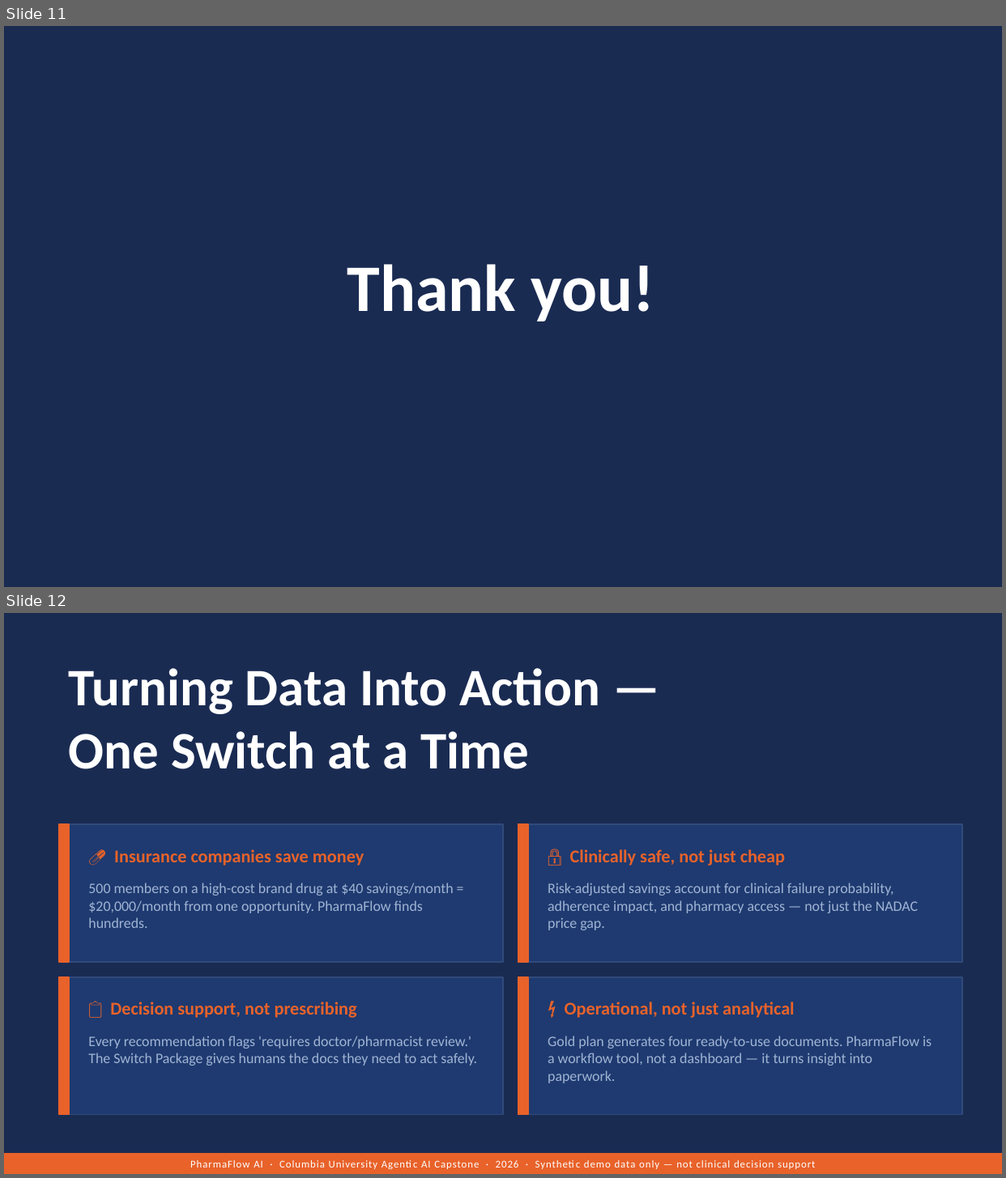
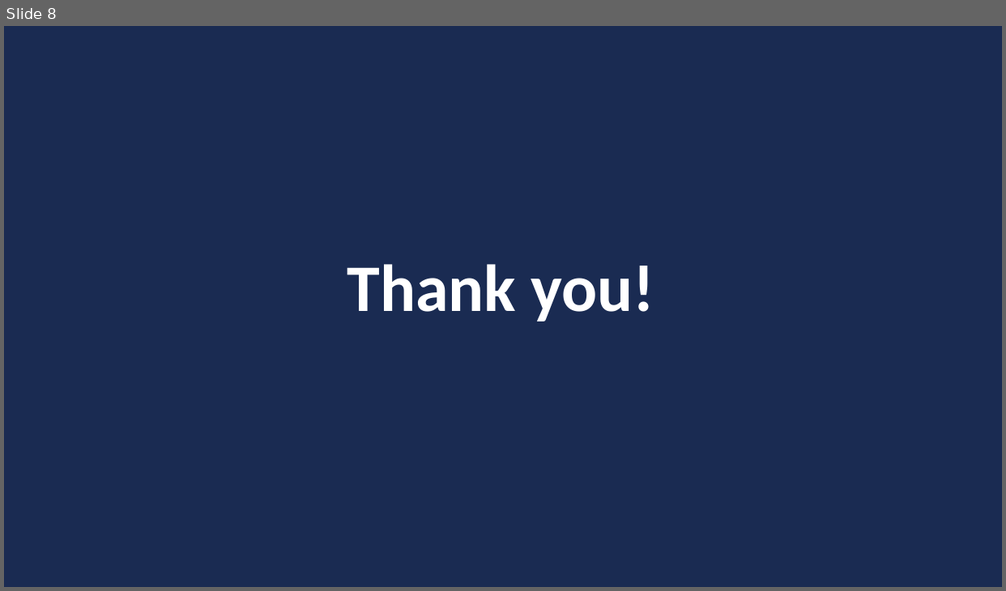
Before and after one commit to Aditimittal2809/PharmaFlow-AI, a slide deck: PharmaFlow_pitchdeck.pptx. Shown one above the other, each under a label of ours: slides 11 and 12 before the commit, slide 8 after it. The pictures are 1006x1178 and 1006x591 pixels, drawn with LibreOffice and Linux fonts; fonts in the diff are those of the drawing. Boxes give left, top, right and bottom in pixels: in the first picture for what was removed or moved away, otherwise in the second. Text is boxed around its words. In the diff, an @@ line names an element or a change of style, - is before the commit and + after.

Commit message:
Updated ppt

```diff
--- a/PharmaFlow_pitchdeck.pptx
+++ b/PharmaFlow_pitchdeck.pptx
@@ slide 12 removed at (4,613,1002,1174), background #1A2B52 @@
@@ text removed at (69,668,600,769) @@
-Turning Data Into Action —
-One Switch at a Time
@@ rectangle removed at (59,824,503,962) @@
@@ rectangle removed at (59,824,69,962) @@
@@ rectangle removed at (518,824,962,962) @@
@@ rectangle removed at (518,824,528,962) @@
@@ text removed at (114,850,364,866) @@
-💊 Insurance companies save money
@@ text removed at (570,850,785,866) @@
-🔒 Clinically safe, not just cheap
@@ text removed at (88,883,453,928) @@
-500 members on a high-cost brand drug at $40 savings/month = $20,000/month from one opportunity. PharmaFlow finds hundreds.
@@ text removed at (548,883,918,931) @@
-Risk-adjusted savings account for clinical failure probability, adherence impact, and pharmacy access — not just the NADAC price gap.
@@ rectangle removed at (59,977,503,1115) @@
@@ rectangle removed at (59,977,69,1115) @@
@@ rectangle removed at (518,977,962,1115) @@
@@ rectangle removed at (518,977,528,1115) @@
@@ text removed at (110,1002,357,1018) @@
-📋 Decision support, not prescribing
@@ text removed at (565,1002,794,1018) @@
-⚡ Operational, not just analytical
@@ text removed at (88,1036,477,1066) @@
-Every recommendation flags 'requires doctor/pharmacist review.' The Switch Package gives humans the docs they need to act safely.
@@ text removed at (548,1036,931,1084) @@
-Gold plan generates four ready-to-use documents. PharmaFlow is a workflow tool, not a dashboard — it turns insight into paperwork.
@@ rectangle removed at (4,1154,1002,1174) @@
@@ text removed at (190,1161,815,1169) @@
-PharmaFlow AI · Columbia University Agentic AI Capstone · 2026 · Synthetic demo data only — not clinical decision support
@@ what was slide 11 is now slide 8 @@
```
Also in this commit, not shown: 4 other slides removed.
